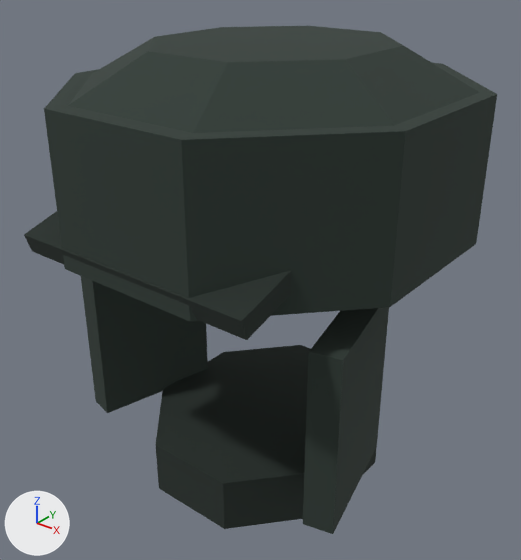
Before and after pictures for a commit that changed the glTF model src/main/resources/watch/models/cosmetics/walker/oilskin_hood.glb.
Camera for both pictures: a 50 mm camera at (0.566, -0.717, 1.948) aimed at (-0.007, -0.001, 1.504). The lights are fixed; the arrows at lower left show +X, +Y and +Z. The first picture is the older version. Vertices at exactly the same position are counted once.

The scene before the commit, as lines of its bpy script (objects in view):
```python
me_oilskin_hood_head = bpy.data.meshes.new('oilskin_hood_head')
me_oilskin_hood_head.from_pydata(...)  # 80 vertices, 132 faces; spans x -0.248..0.248, y -0.256..0.281, z 1.21..1.825
# faces by material slot: [80, 40, 12]
me_oilskin_hood_head.materials.append(mat_oilskin_hood_main)  # dark grey #2e3a34
me_oilskin_hood_head.materials.append(mat_oilskin_hood_main_dark)  # black #242e29
me_oilskin_hood_head.materials.append(mat_oilskin_hood_trim)  # greyish green #40514b
ob_oilskin_hood_head = bpy.data.objects.new('oilskin_hood_head', me_oilskin_hood_head)
ob_oilskin_hood_head.location = (0.0, 0.0, 0.0)
```
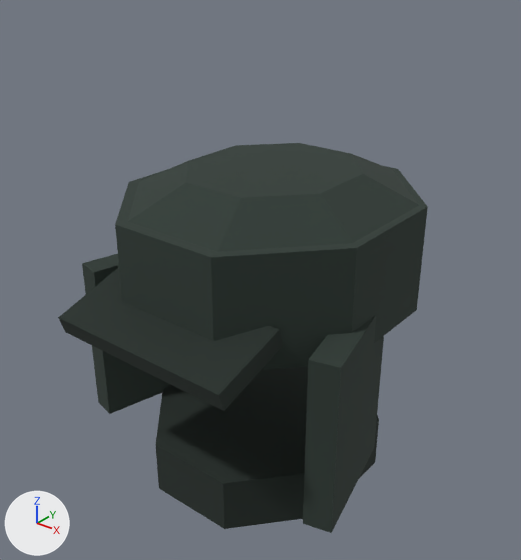
Changed parts and their boxes [x1, y1, x2, y2] in the pictures (521 x 560 px; the box of a moved part takes in the faces that stretch with it):
'oilskin_hood_head', reshaped (22% narrower, 23% shorter)
    before: [24, 26, 497, 534]
    after: [58, 143, 428, 533]
part 1 of me_oilskin_hood_head, moved or reshaped
    before: [44, 62, 497, 322]
    after: [115, 166, 428, 370]
part 2 of me_oilskin_hood_head, moved or reshaped
    before: [303, 307, 389, 534]
    after: [303, 315, 384, 533]
part 3 of me_oilskin_hood_head, moved or reshaped
    before: [81, 276, 208, 413]
    after: [82, 254, 171, 414]
part 4 of me_oilskin_hood_head, moved or reshaped
    before: [24, 211, 292, 340]
    after: [58, 268, 283, 411]
part 5 of me_oilskin_hood_head, moved or reshaped
    before: [68, 26, 480, 133]
    after: [128, 143, 419, 252]

The change, as a diff of the scene's bpy script:
```diff
--- a/src/main/resources/watch/models/cosmetics/walker/oilskin_hood.glb.py
+++ b/src/main/resources/watch/models/cosmetics/walker/oilskin_hood.glb.py
@@ me_oilskin_hood_head @@
-me_oilskin_hood_head.from_pydata(...)  # 80 vertices, 132 faces; spans x -0.248..0.248, y -0.256..0.281, z 1.21..1.825
-me_oilskin_hood_head.vertices[16].co = (0.098, 0.273, 1.77)
-me_oilskin_hood_head.vertices[17].co = (0.237, 0.124, 1.77)
-me_oilskin_hood_head.vertices[18].co = (0.237, -0.088, 1.77)
-me_oilskin_hood_head.vertices[19].co = (0.098, -0.237, 1.77)
-me_oilskin_hood_head.vertices[20].co = (-0.098, -0.237, 1.77)
-me_oilskin_hood_head.vertices[21].co = (-0.237, -0.088, 1.77)
-me_oilskin_hood_head.vertices[22].co = (-0.237, 0.124, 1.77)
-me_oilskin_hood_head.vertices[23].co = (-0.098, 0.273, 1.77)
-me_oilskin_hood_head.vertices[24].co = (0.059, 0.173, 1.825)  # pixel (380, 32)
-me_oilskin_hood_head.vertices[25].co = (0.144, 0.082, 1.825)  # pixel (404, 45)
-me_oilskin_hood_head.vertices[26].co = (0.144, -0.046, 1.825)  # pixel (344, 59)
-me_oilskin_hood_head.vertices[27].co = (0.059, -0.137, 1.825)  # pixel (228, 62)
-me_oilskin_hood_head.vertices[28].co = (-0.059, -0.137, 1.825)  # pixel (147, 51)
-me_oilskin_hood_head.vertices[29].co = (-0.144, -0.046, 1.825)  # pixel (154, 36)
-me_oilskin_hood_head.vertices[30].co = (-0.144, 0.082, 1.825)  # pixel (221, 27)
-me_oilskin_hood_head.vertices[31].co = (-0.059, 0.173, 1.825)  # pixel (307, 25)
+me_oilskin_hood_head.from_pydata(...)  # 80 vertices, 132 faces; spans x -0.219..0.219, y -0.249..0.22, z 1.21..1.665
+# me_oilskin_hood_head part 1: the loose piece of 16 vertices spanning x -0.248..0.248, y -0.253..0.281, z 1.585..1.775 is scaled about its middle by (0.756, 0.77, 0.789), then moved by (0.0, 0.0, -0.126)
+# me_oilskin_hood_head part 2: the loose piece of 8 vertices spanning x 0.14..0.222, y -0.155..0.035, z 1.282..1.532 is scaled about its middle by (0.963, 0.973, 0.96), then moved by (-0.002, 0.0, -0.007)
+# me_oilskin_hood_head part 3: the loose piece of 8 vertices spanning x -0.222..-0.14, y -0.155..0.035, z 1.282..1.532 is scaled about its middle by (0.963, 0.973, 0.96), then moved by (0.002, 0.0, -0.007)
+# me_oilskin_hood_head part 4: the loose piece of 8 vertices spanning x -0.174..0.174, y -0.256..-0.138, z 1.587..1.645 is scaled about its middle by (0.78, 0.957, 0.972), then moved by (0.0, 0.004, -0.106)
+# me_oilskin_hood_head part 5
+me_oilskin_hood_head.vertices[16].co = (0.073, 0.212, 1.629)  # pixel (392, 169)
+me_oilskin_hood_head.vertices[17].co = (0.176, 0.098, 1.629)  # pixel (419, 205)
+me_oilskin_hood_head.vertices[18].co = (0.176, -0.062, 1.629)  # pixel (352, 243)
+me_oilskin_hood_head.vertices[19].co = (0.073, -0.176, 1.629)  # pixel (217, 251)
+me_oilskin_hood_head.vertices[20].co = (-0.073, -0.176, 1.629)  # pixel (127, 221)
+me_oilskin_hood_head.vertices[21].co = (-0.176, -0.062, 1.629)  # pixel (138, 181)
+me_oilskin_hood_head.vertices[22].co = (-0.176, 0.098, 1.629)
+me_oilskin_hood_head.vertices[23].co = (-0.073, 0.212, 1.629)
+me_oilskin_hood_head.vertices[24].co = (0.045, 0.137, 1.665)  # pixel (350, 153)
+me_oilskin_hood_head.vertices[25].co = (0.109, 0.067, 1.665)  # pixel (363, 173)
+me_oilskin_hood_head.vertices[26].co = (0.109, -0.031, 1.665)  # pixel (319, 193)
+me_oilskin_hood_head.vertices[27].co = (0.045, -0.101, 1.665)  # pixel (241, 197)
+me_oilskin_hood_head.vertices[28].co = (-0.045, -0.101, 1.665)  # pixel (185, 182)
+me_oilskin_hood_head.vertices[29].co = (-0.109, -0.031, 1.665)  # pixel (187, 160)
+me_oilskin_hood_head.vertices[30].co = (-0.109, 0.067, 1.665)  # pixel (235, 145)
+me_oilskin_hood_head.vertices[31].co = (-0.045, 0.137, 1.665)  # pixel (298, 142)
 me_oilskin_hood_head.materials.append(mat_oilskin_hood_main)
```
